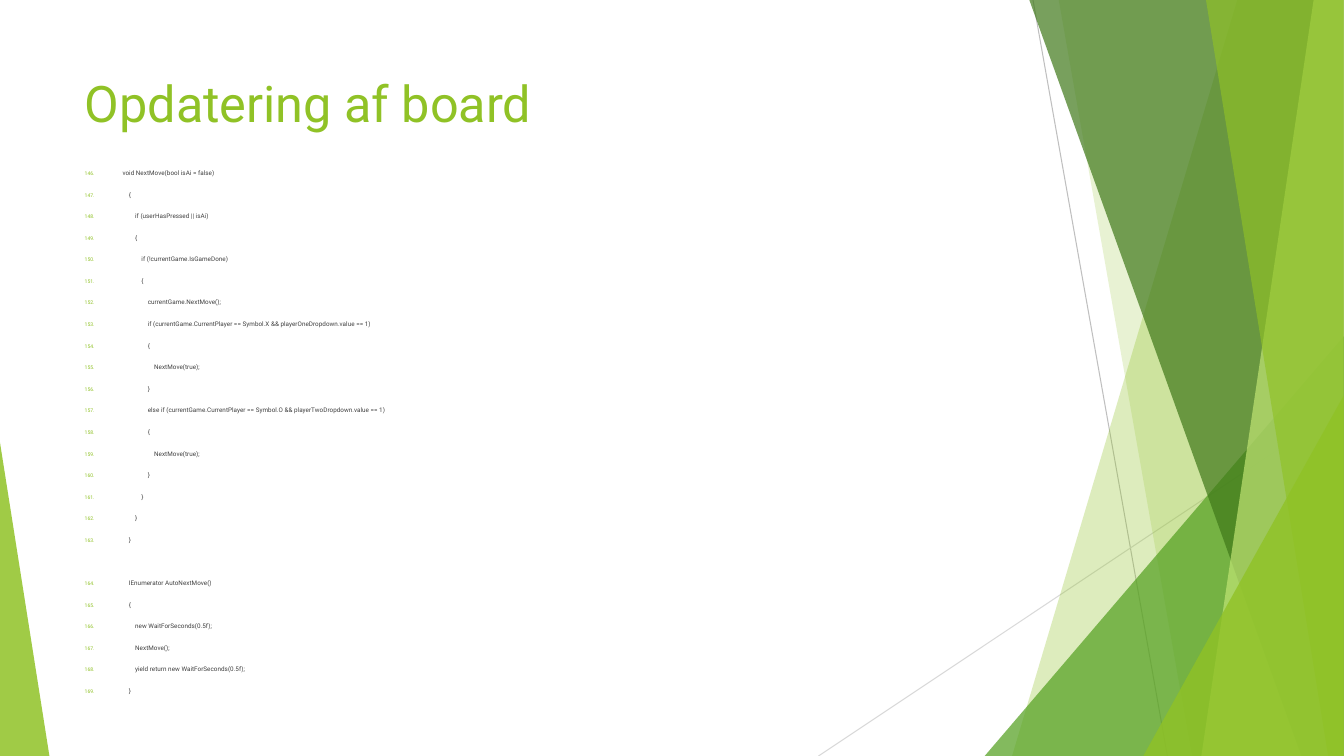
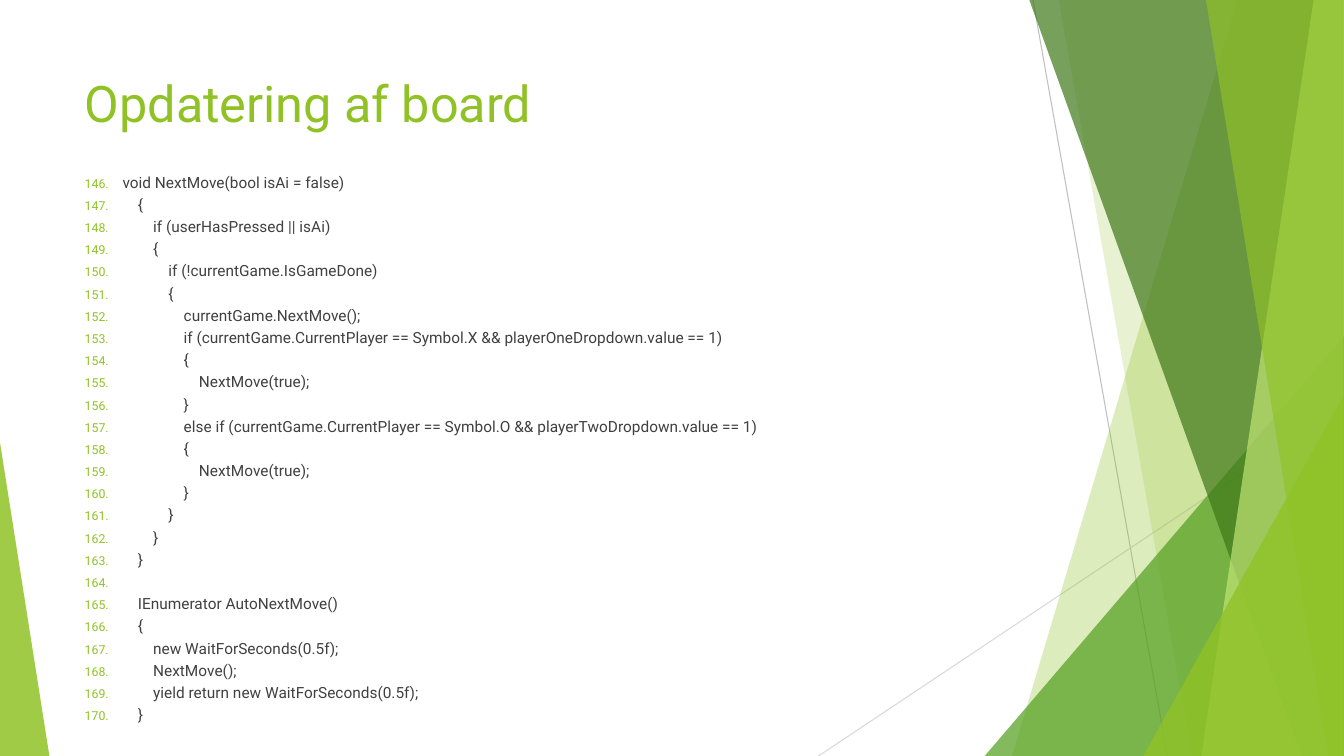
Before and after one commit to UffeThorsen/ZBC-ProgB-18-20-TicTacToe, a slide deck: slide 8 of notes/Tic Tac Toe GUI.pptx (slide 7 before the commit). Drawn at 1344x756 pixels with LibreOffice and Linux fonts; fonts in the diff are those of the drawing. Boxes give left, top, right and bottom in pixels: in the first picture for what was removed or moved away, otherwise in the second. Text is boxed around its words. In the diff, an @@ line names an element or a change of style, - is before the commit and + after.

```diff
--- a/notes/Tic Tac Toe GUI.pptx
+++ b/notes/Tic Tac Toe GUI.pptx
@@ text "void NextMove(bool isAi = false)" at (x1=123, y1=176, x2=757, y2=702): size 4.5 to 11 pt; line spacing 1 to 1.2; less space between paragraphs @@
```
Also in this commit, not shown: 4 other slides changed, 5 slides added, 1 slide removed, 1 other file.
